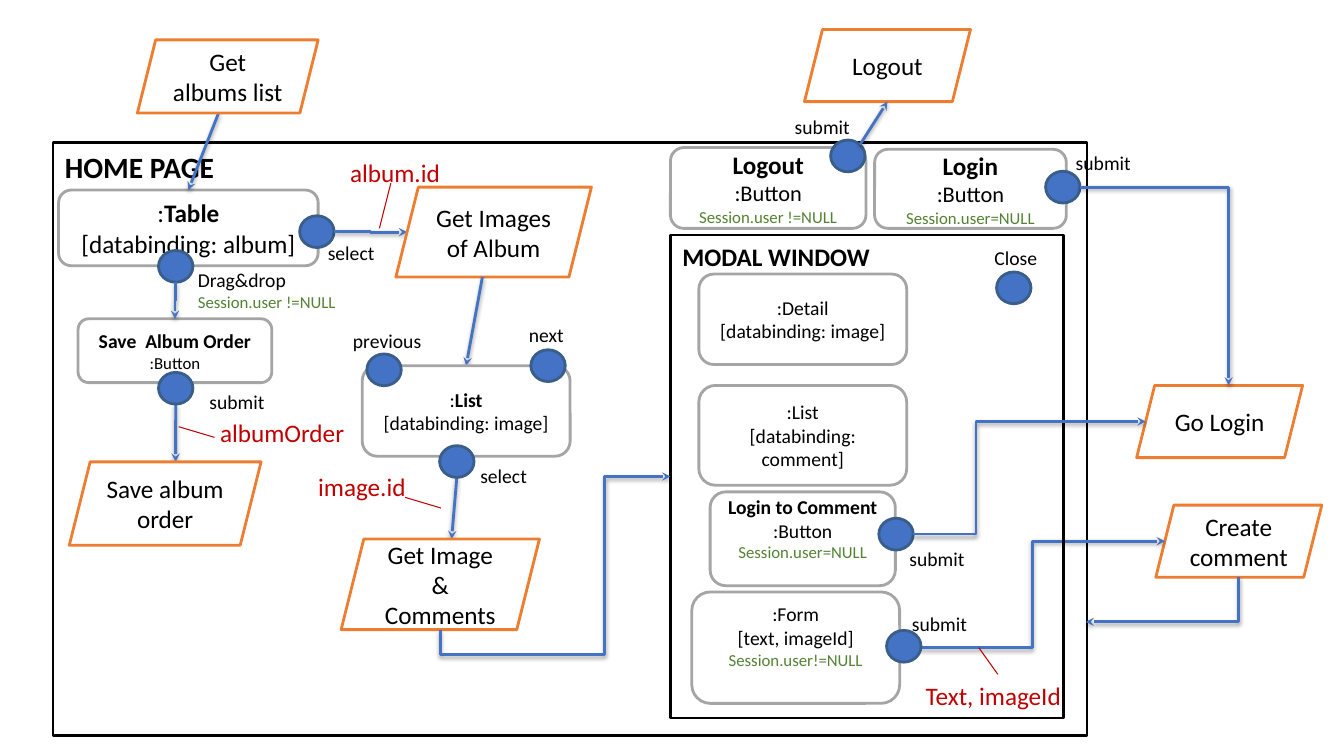
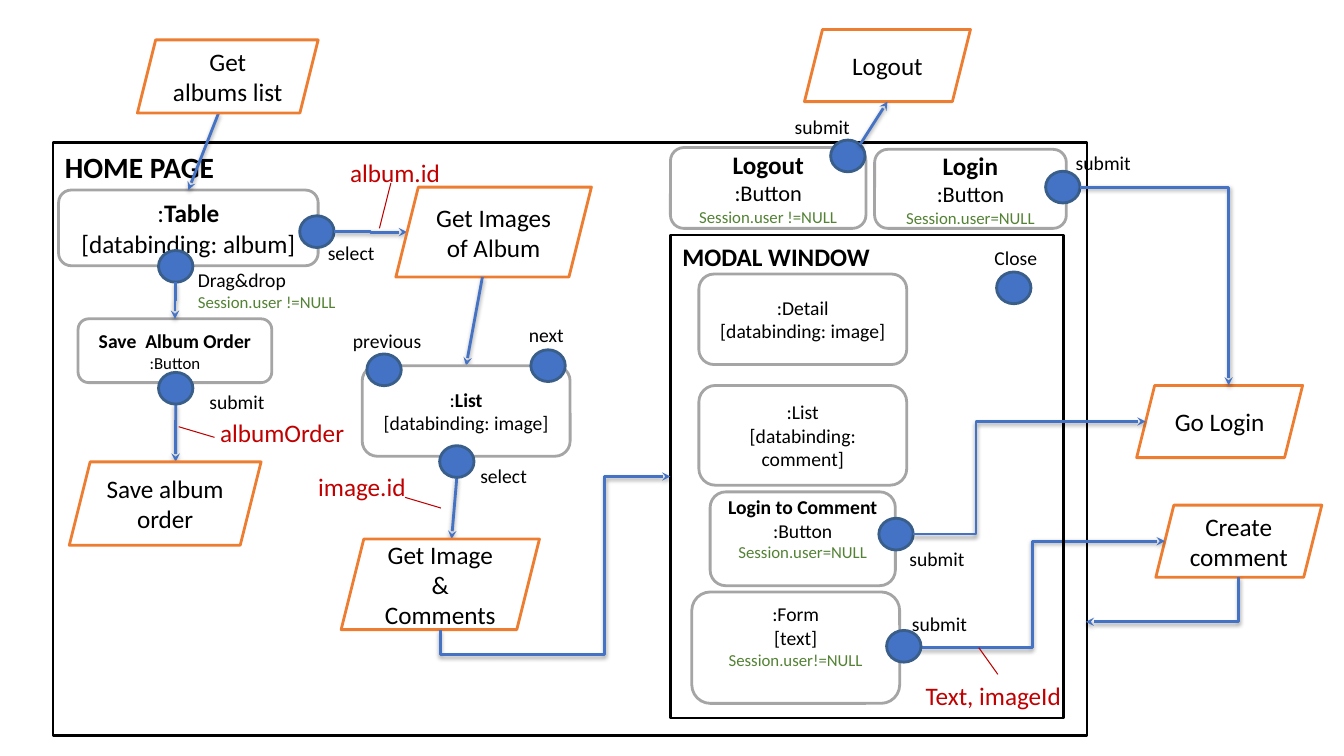
Before and after one commit to Giulsmoon/TecnologiePerIlWeb_Project1, a slide deck: slide 4 of Presentazioni Powerpoint/Progetto1_versione_RIA.pptx. Drawn at 1344x756 pixels with LibreOffice and Linux fonts; fonts in the diff are those of the drawing. Boxes give left, top, right and bottom in pixels: in the first picture for what was removed or moved away, otherwise in the second. Text is boxed around its words. In the diff, an @@ line names an element or a change of style, - is before the commit and + after.

```diff
--- a/Presentazioni Powerpoint/Progetto1_versione_RIA.pptx
+++ b/Presentazioni Powerpoint/Progetto1_versione_RIA.pptx
@@ text in rounded rectangle at [774,630,817,648]: text changed @@
-[text, imageId]
+[text]
```
Also in this commit, not shown: 4 other slides changed, 2 slides added, 4 other files.
